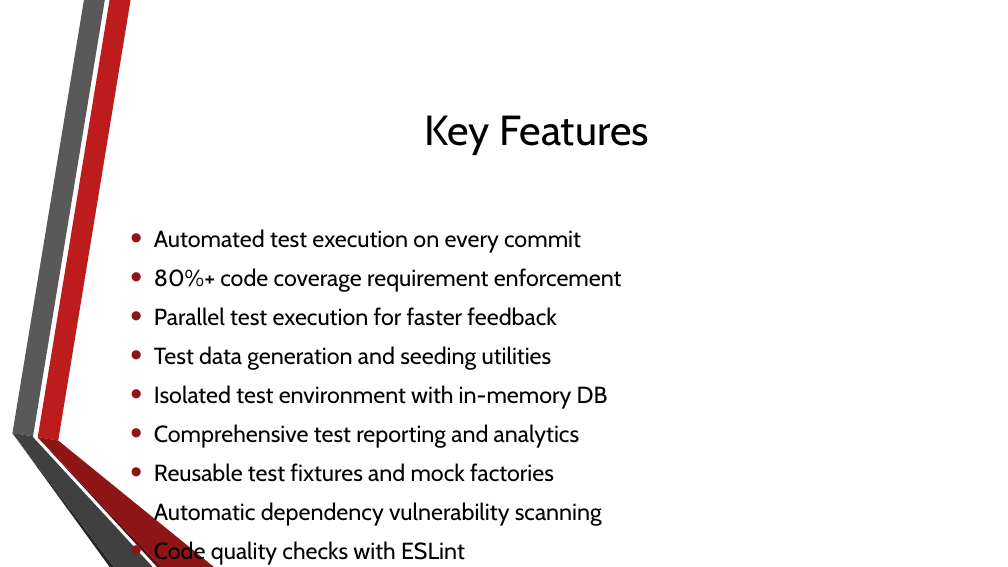
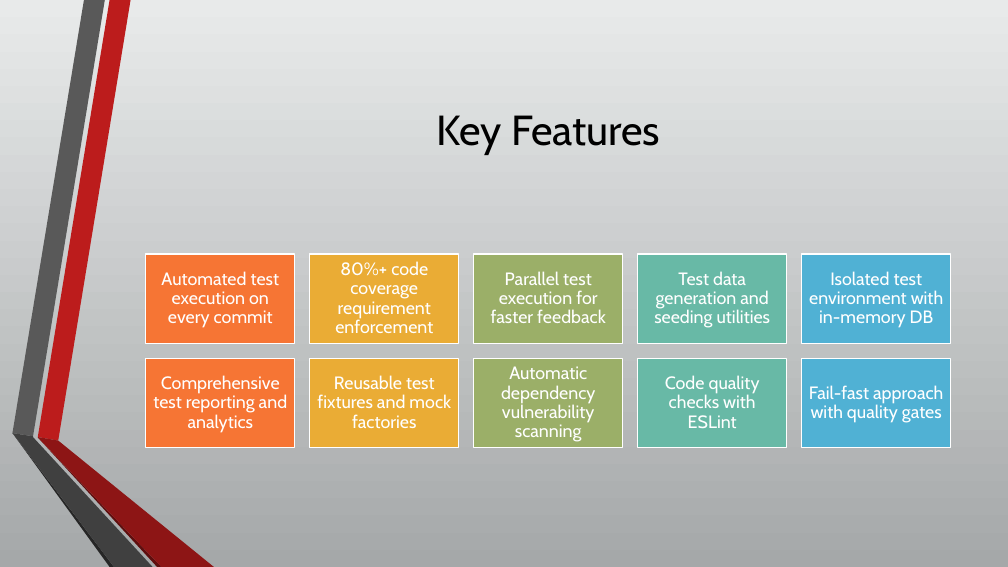
Before and after one commit to Om36/Full-Stack, a slide deck: slide 8 of Capstone Project/Automated_Testing_Pipeline_Presentation.pptx. Drawn at 1008x567 pixels with LibreOffice and Linux fonts; fonts in the diff are those of the drawing; background and template pictures are left out. Boxes give left, top, right and bottom in pixels: in the first picture for what was removed or moved away, otherwise in the second. Text is boxed around its words. In the diff, an @@ line names an element or a change of style, - is before the commit and + after.

```diff
--- a/Capstone Project/Automated_Testing_Pipeline_Presentation.pptx
+++ b/Capstone Project/Automated_Testing_Pipeline_Presentation.pptx
@@ background picture (left out) to gradient #E9EAEB to #A5A8A9 @@
@@ title "Key Features": place and size @@
-title "Key Features" at box(425, 115, 649, 155)
+title "Key Features" at box(436, 115, 660, 155)
@@ text removed at box(154, 229, 622, 565) @@
-• Automated test execution on every commit
-• 80%+ code coverage requirement enforcement
-• Parallel test execution for faster feedback
-• Test data generation and seeding utilities
-• Isolated test environment with in-memory DB
-• Comprehensive test reporting and analytics
-• Reusable test fixtures and mock factories
-• Automatic dependency vulnerability scanning
-• Code quality checks with ESLint
-• Fail-fast approach with quality gates
@@ group added at box(146, 254, 951, 448): 10 rectangles, 10 texts @@
+Automated test execution on every commit
+80%+ code coverage requirement enforcement
+Parallel test execution for faster feedback
+Test data generation and seeding utilities
+Isolated test environment with in-memory DB
+Comprehensive test reporting and analytics
+Reusable test fixtures and mock factories
+Automatic dependency vulnerability scanning
+Code quality checks with ESLint
+Fail-fast approach with quality gates
```
Also in this commit, not shown: 17 other slides changed, 1 other file.
